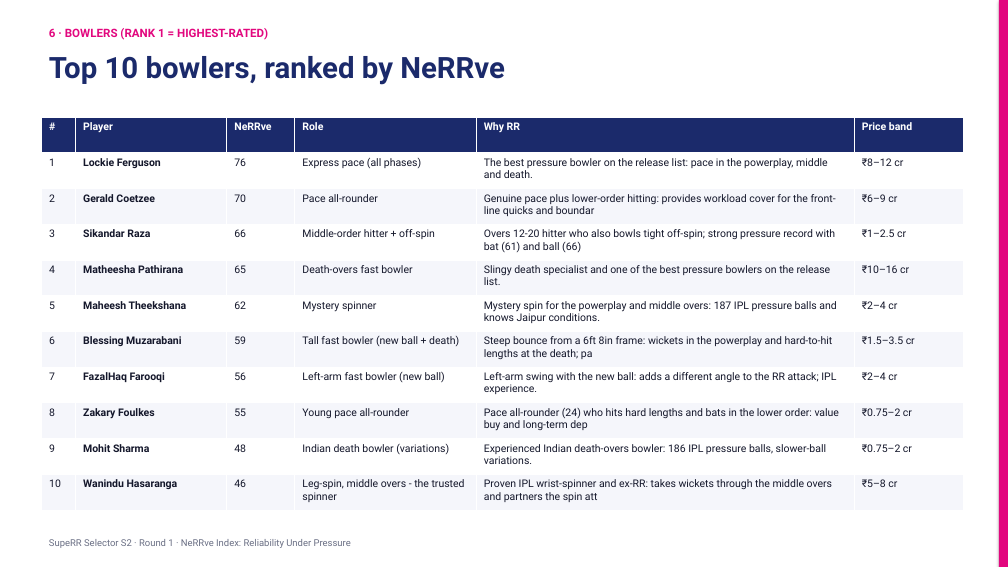
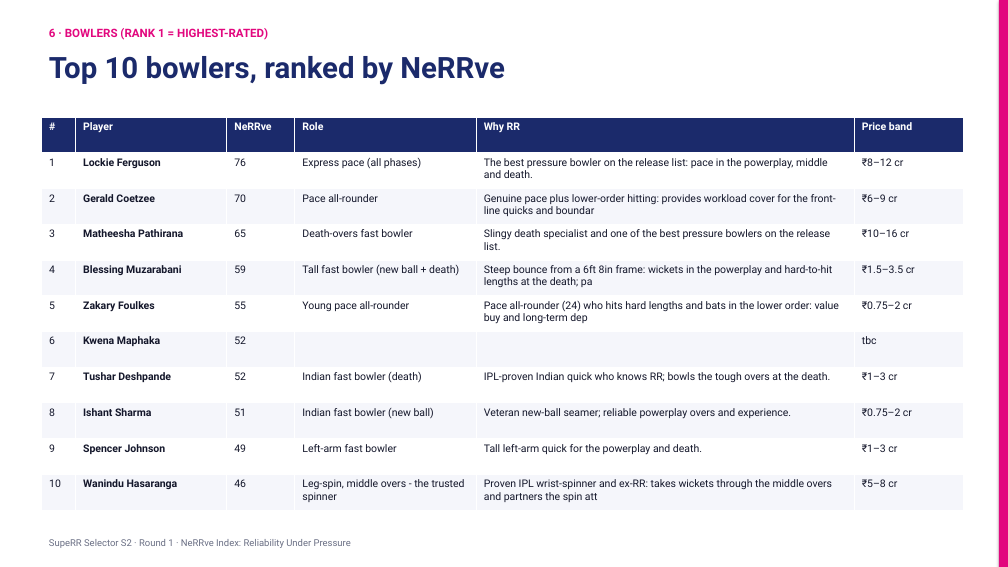
Before and after one commit to KoduruChandrasekhar/RRAuction-, a slide deck: slide 11 of submission/NeRRve_Deck.pptx. Drawn at 1008x567 pixels with LibreOffice and Linux fonts; fonts in the diff are those of the drawing. Boxes give left, top, right and bottom in pixels: in the first picture for what was removed or moved away, otherwise in the second. Text is boxed around its words. In the diff, an @@ line names an element or a change of style, - is before the commit and + after.

```diff
--- a/submission/NeRRve_Deck.pptx
+++ b/submission/NeRRve_Deck.pptx
@@ table at <box>42,117,964,510</box> @@
-row 4: 3 | Sikandar Raza | 66 | Middle-order hitter + off-spin | Overs 12-20 hitter who also bowls tight off-spin; strong pressure record with bat (61) and ball (66) | ₹1–2.5 cr
+row 4: 3 | Matheesha Pathirana | 65 | Death-overs fast bowler | Slingy death specialist and one of the best pressure bowlers on the release list. | ₹10–16 cr
-row 5: 4 | Matheesha Pathirana | 65 | Death-overs fast bowler | Slingy death specialist and one of the best pressure bowlers on the release list. | ₹10–16 cr
+row 5: 4 | Blessing Muzarabani | 59 | Tall fast bowler (new ball + death) | Steep bounce from a 6ft 8in frame: wickets in the powerplay and hard-to-hit lengths at the death; pa | ₹1.5–3.5 cr
-row 6: 5 | Maheesh Theekshana | 62 | Mystery spinner | Mystery spin for the powerplay and middle overs: 187 IPL pressure balls and knows Jaipur conditions. | ₹2–4 cr
+row 6: 5 | Zakary Foulkes | 55 | Young pace all-rounder | Pace all-rounder (24) who hits hard lengths and bats in the lower order: value buy and long-term dep | ₹0.75–2 cr
-row 7: 6 | Blessing Muzarabani | 59 | Tall fast bowler (new ball + death) | Steep bounce from a 6ft 8in frame: wickets in the powerplay and hard-to-hit lengths at the death; pa | ₹1.5–3.5 cr
+row 7: 6 | Kwena Maphaka | 52 |  |  | tbc
-row 8: 7 | FazalHaq Farooqi | 56 | Left-arm fast bowler (new ball) | Left-arm swing with the new ball: adds a different angle to the RR attack; IPL experience. | ₹2–4 cr
+row 8: 7 | Tushar Deshpande | 52 | Indian fast bowler (death) | IPL-proven Indian quick who knows RR; bowls the tough overs at the death. | ₹1–3 cr
-row 9: 8 | Zakary Foulkes | 55 | Young pace all-rounder | Pace all-rounder (24) who hits hard lengths and bats in the lower order: value buy and long-term dep | ₹0.75–2 cr
+row 9: 8 | Ishant Sharma | 51 | Indian fast bowler (new ball) | Veteran new-ball seamer; reliable powerplay overs and experience. | ₹0.75–2 cr
-row 10: 9 | Mohit Sharma | 48 | Indian death bowler (variations) | Experienced Indian death-overs bowler: 186 IPL pressure balls, slower-ball variations. | ₹0.75–2 cr
+row 10: 9 | Spencer Johnson | 49 | Left-arm fast bowler | Tall left-arm quick for the powerplay and death. | ₹1–3 cr
```
Also in this commit, not shown: 3 other slides changed, 6 other files.
